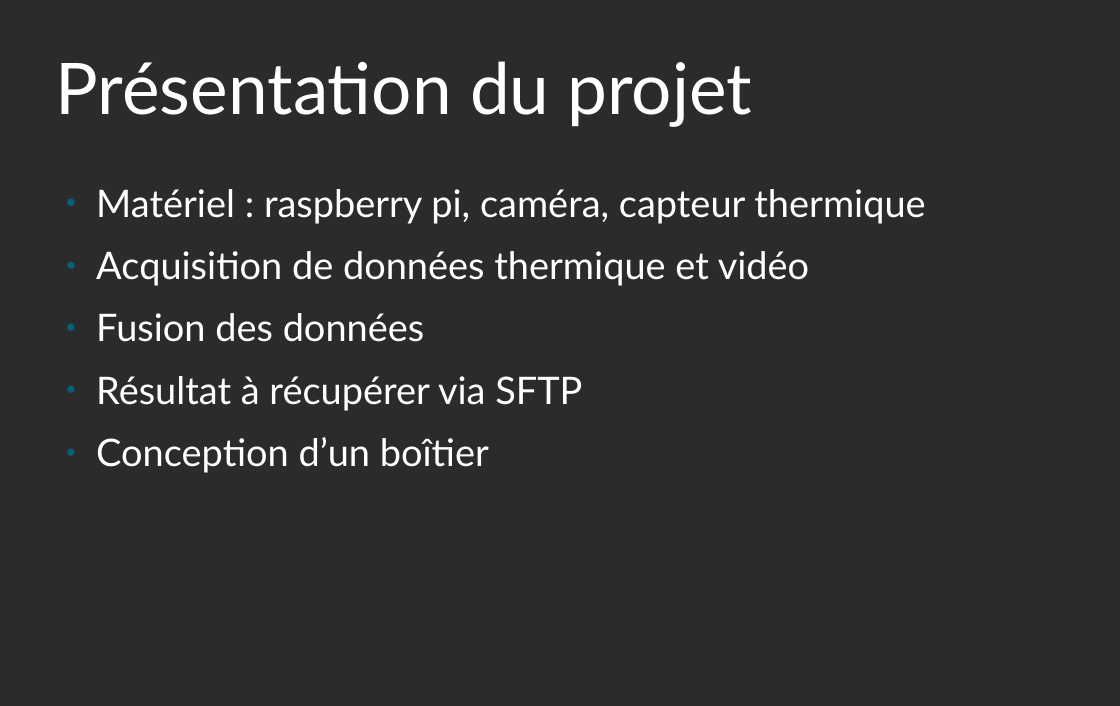
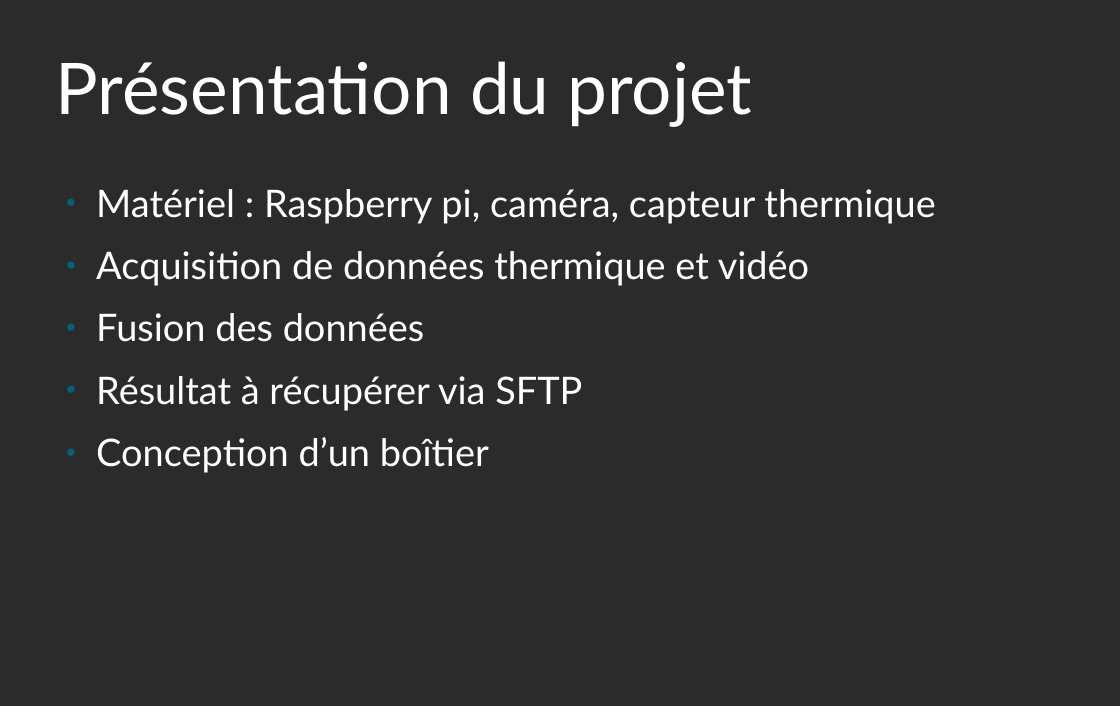
Before and after one commit to yannou38/ImageFusion, a slide deck: slide 2 of presM2M.odp. Drawn at 1120x706 pixels with LibreOffice and Linux fonts; fonts in the diff are those of the drawing; background and template pictures are left out; a plain dark background stands for a picture behind light text. Boxes give left, top, right and bottom in pixels: in the first picture for what was removed or moved away, otherwise in the second. Text is boxed around its words. In the diff, an @@ line names an element or a change of style, - is before the commit and + after.

```diff
--- a/presM2M.odp
+++ b/presM2M.odp
@@ text at (96, 189, 935, 224): text changed @@
-● Matériel : raspberry pi, caméra, capteur thermique
+● Matériel : Raspberry pi, caméra, capteur thermique
```
Also in this commit, not shown: 2 other slides changed.
